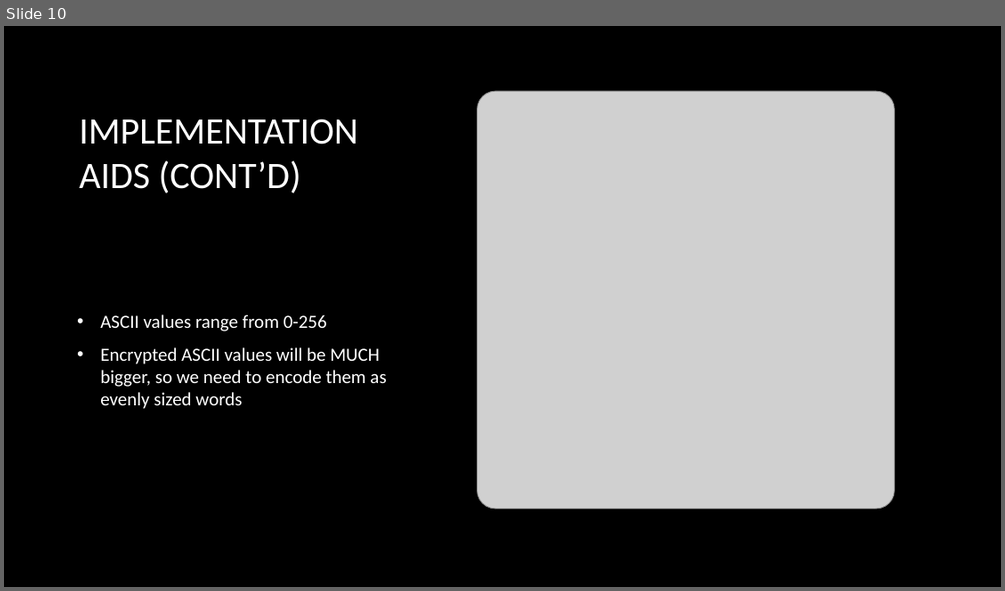
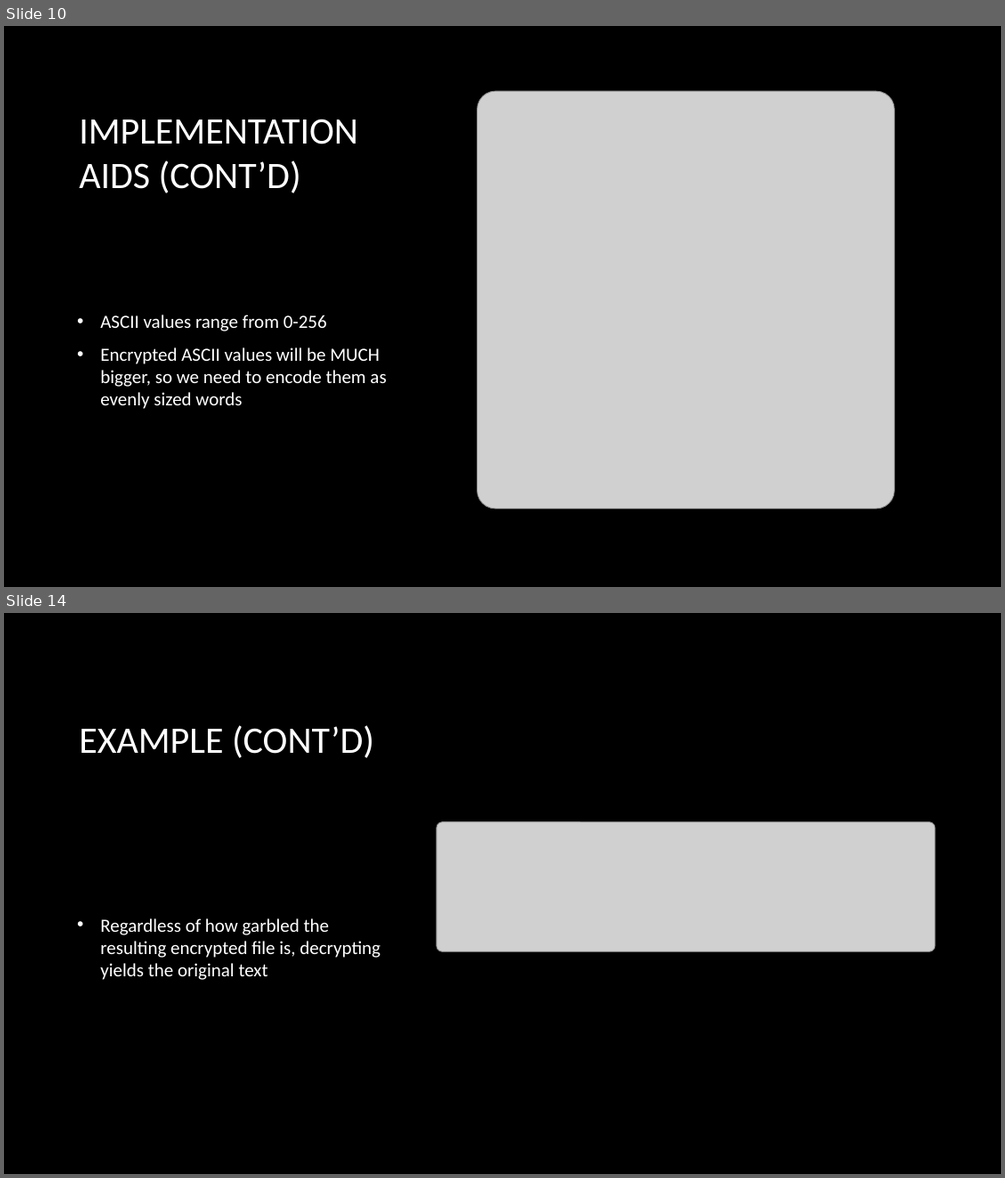
Before and after one commit to Deravadom/PostQuantumComputation, a slide deck: rsa/pres/rsa_presentation.pptx. Shown one above the other, each under a label of ours: slide 10 before the commit, slides 10 and 14 after it; the slides between them are not shown. The pictures are 1005x591 and 1005x1178 pixels, drawn with LibreOffice and Linux fonts; fonts in the diff are those of the drawing; grey boxes stand for pictures; background and template pictures are left out. Boxes give left, top, right and bottom in pixels: in the first picture for what was removed or moved away, otherwise in the second. Text is boxed around its words. In the diff, an @@ line names an element or a change of style, - is before the commit and + after.

```diff
--- a/rsa/pres/rsa_presentation.pptx
+++ b/rsa/pres/rsa_presentation.pptx
@@ slide 14 added at [4,613,1001,1174], background picture (left out) @@
@@ title added at [79,725,374,758], 36 pt, text #FFFFFF @@
+EXAMPLE (CONT’D)
@@ picture added at [437,821,935,951] @@
@@ text added at [100,918,380,980], 18 pt, text #FFFFFF @@
+• Regardless of how garbled the resulting encrypted file is, decrypting yields the original text
```
Also in this commit, not shown: 3 other slides added, 1 slide removed.
